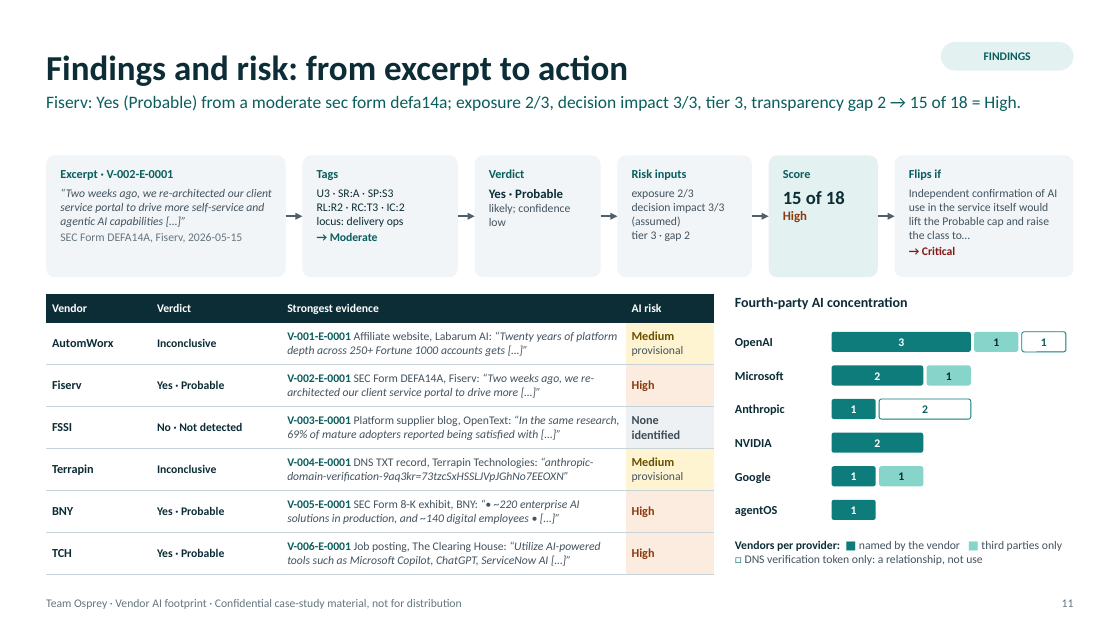
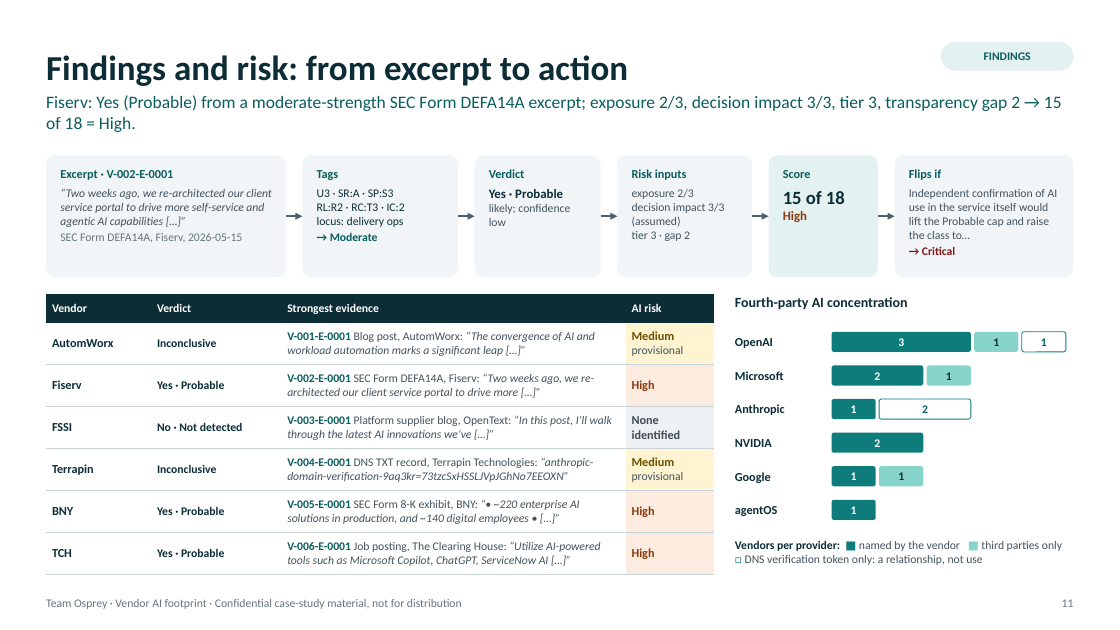
Before and after one commit to rakshit-737/vendor-ai-footprint, a slide deck: slide 11 of submission/Team_Osprey_Vendor_AI_Footprint.pptx. Drawn at 1120x630 pixels with LibreOffice and Linux fonts; fonts in the diff are those of the drawing. Boxes give left, top, right and bottom in pixels: in the first picture for what was removed or moved away, otherwise in the second. Text is boxed around its words. In the diff, an @@ line names an element or a change of style, - is before the commit and + after.

```diff
--- a/submission/Team_Osprey_Vendor_AI_Footprint.pptx
+++ b/submission/Team_Osprey_Vendor_AI_Footprint.pptx
@@ text at box(46, 95, 1062, 132): text changed @@
-Fiserv: Yes (Probable) from a moderate sec form defa14a; exposure 2/3, decision impact 3/3, tier 3, transparency gap 2 → 15 of 18 = High.
+Fiserv: Yes (Probable) from a moderate-strength SEC Form DEFA14A excerpt; exposure 2/3, decision impact 3/3, tier 3, transparency gap 2 → 15 of 18 = High.
@@ table at box(46, 294, 714, 575) @@
-row 2, column 3: V-001-E-0001 Affiliate website, Labarum AI: “Twenty years of platform depth across 250+ Fortune 1000 accounts gets […]”
+row 2, column 3: V-001-E-0001 Blog post, AutomWorx: “The convergence of AI and workload automation marks a significant leap […]”
-row 4, column 3: V-003-E-0001 Platform supplier blog, OpenText: “In the same research, 69% of mature adopters reported being satisfied with […]”
+row 4, column 3: V-003-E-0001 Platform supplier blog, OpenText: “In this post, I’ll walk through the latest AI innovations we’ve […]”
```
Also in this commit, not shown: 12 other slides changed.
